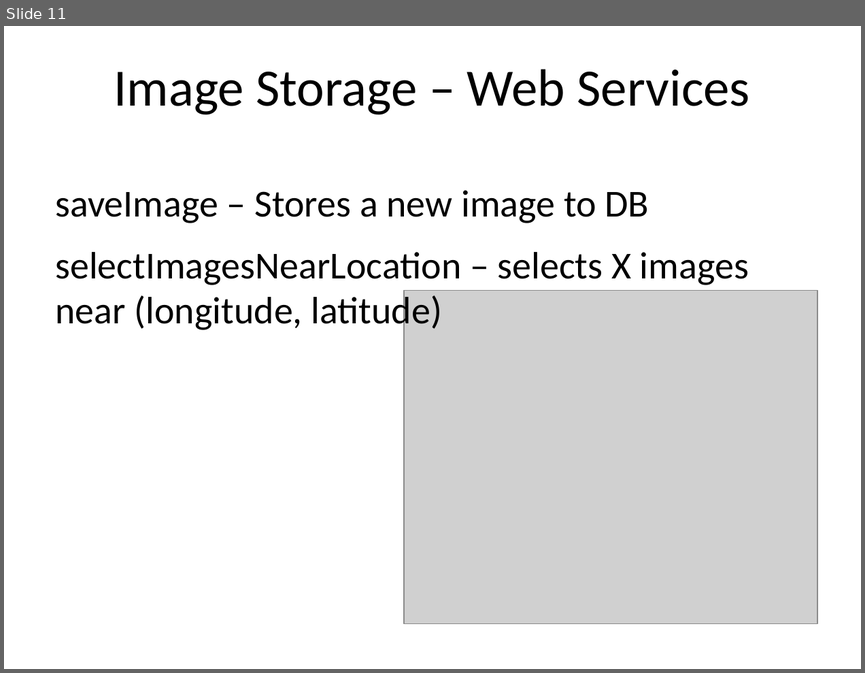
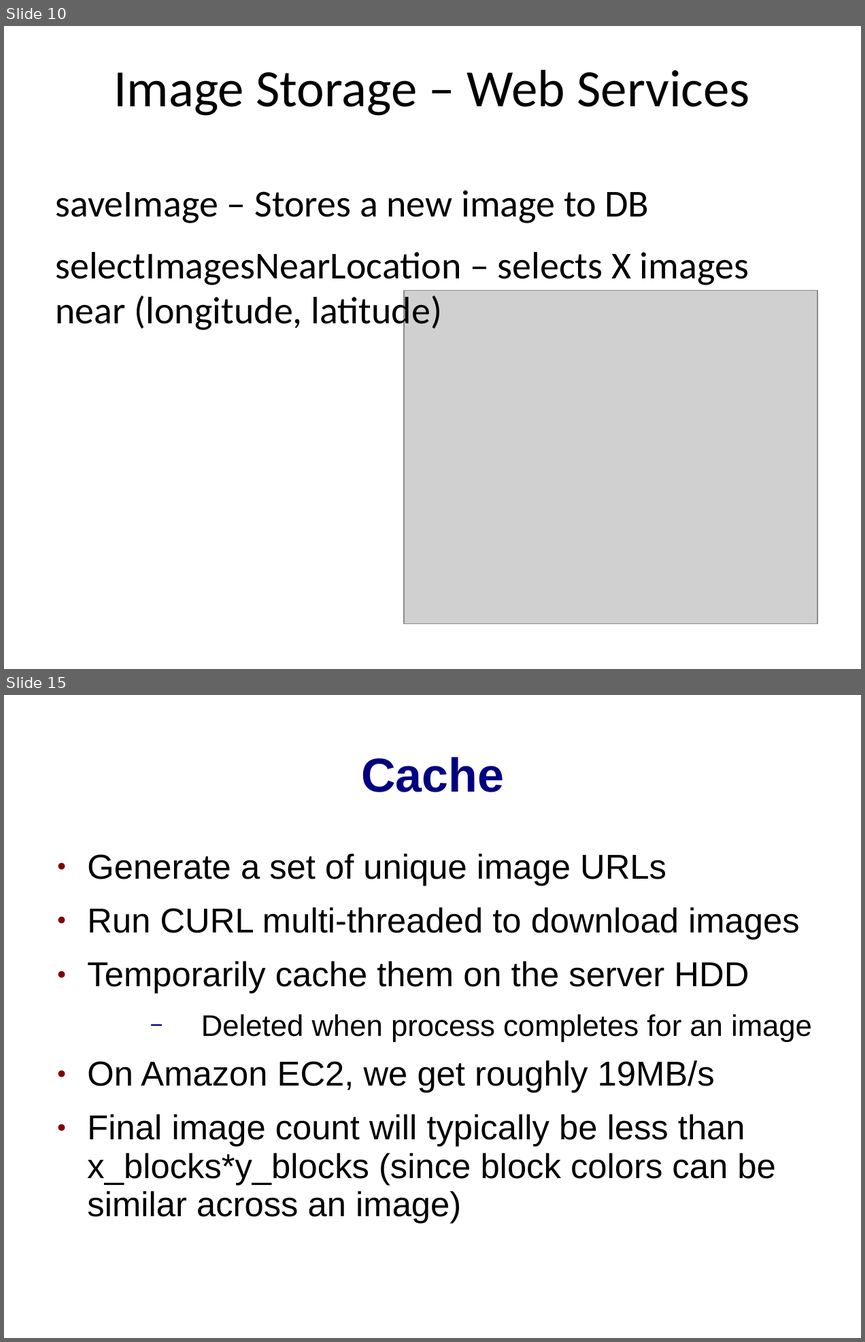
Before and after one commit to thatsnotright/distributed-imagemosaic, a slide deck: GeoMosaic.ppt. Shown one above the other, each under a label of ours: slide 11 before the commit, slides 10 and 15 after it; the slides between them are not shown. The pictures are 865x673 and 865x1342 pixels, drawn with LibreOffice and Linux fonts; fonts in the diff are those of the drawing; grey boxes stand for pictures; background and template pictures are left out. Boxes give left, top, right and bottom in pixels: in the first picture for what was removed or moved away, otherwise in the second. Text is boxed around its words. In the diff, an @@ line names an element or a change of style, - is before the commit and + after.

```diff
--- a/GeoMosaic.ppt
+++ b/GeoMosaic.ppt
@@ slide 15 added at (x1=4, y1=695, x2=861, y2=1338), background picture (left out) @@
@@ title added at (x1=361, y1=757, x2=504, y2=792), 40 pt, text #000080, bold @@
+Cache
@@ text added at (x1=87, y1=853, x2=812, y2=1223), 29 pt, text #000000 @@
+● Generate a set of unique image URLs
+● Run CURL multi-threaded to download images
+● Temporarily cache them on the server HDD
+  − Deleted when process completes for an image
+● On Amazon EC2, we get roughly 19MB/s
+● Final image count will typically be less than x_blocks*y_blocks (since block colors can be similar across an image)
@@ what was slide 11 is now slide 10 @@
```
Also in this commit, not shown: 3 slides changed, 7 other slides added, 2 slides removed.
